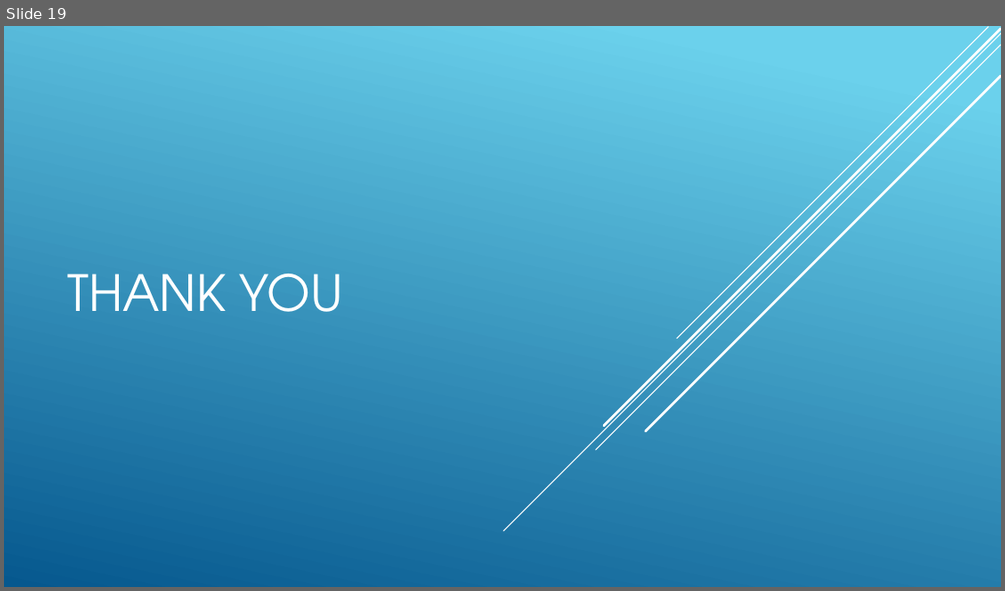
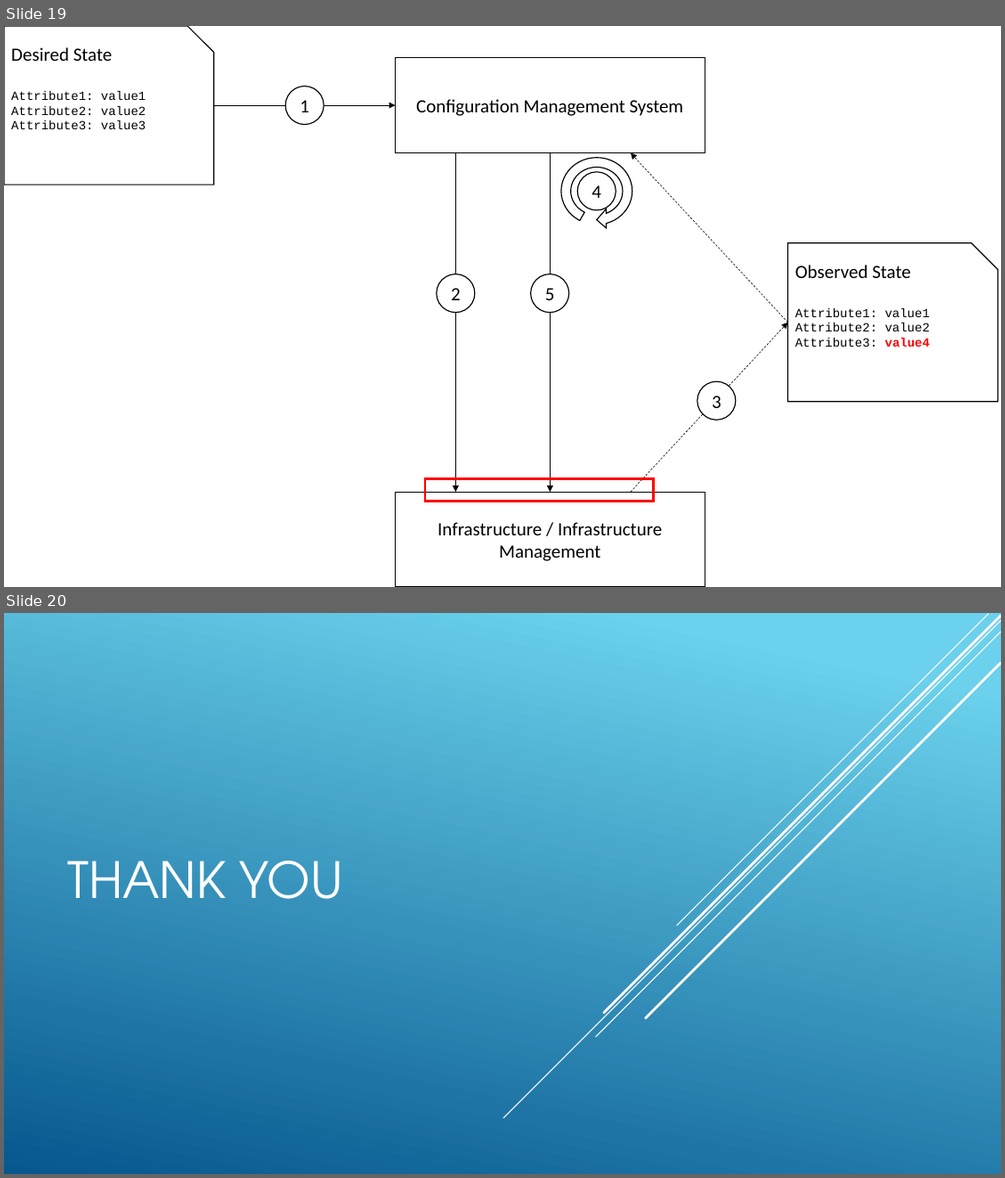
Before and after one commit to anuket-project/anuket-specifications, a slide deck: artefacts/CNTT_diagrams.pptx. Shown one above the other, each under a label of ours: slide 19 before the commit, slides 19 and 20 after it. The pictures are 1005x591 and 1005x1178 pixels, drawn with LibreOffice and Linux fonts; fonts in the diff are those of the drawing. Boxes give left, top, right and bottom in pixels: in the first picture for what was removed or moved away, otherwise in the second. Text is boxed around its words. In the diff, an @@ line names an element or a change of style, - is before the commit and + after.

```diff
--- a/artefacts/CNTT_diagrams.pptx
+++ b/artefacts/CNTT_diagrams.pptx
@@ slide 19 added at <box>4,26,1001,587</box>, background #FFFFFF @@
@@ group added at <box>4,26,998,587</box>: 5 arrows, 5 ellipses, 3 rectangles, 2 snip rects, 1 circular arrow @@
+Desired State
+Attribute1: value1
+Attribute2: value2
+Attribute3: value3
+Observed State
+Attribute1: value1
+Attribute2: value2
+Attribute3: value4
+Infrastructure / Infrastructure Management
+Configuration Management System
+1
+2
+3
+4
+5
@@ what was slide 19 is now slide 20 @@
```
Also in this commit, not shown: 17 slides changed.
